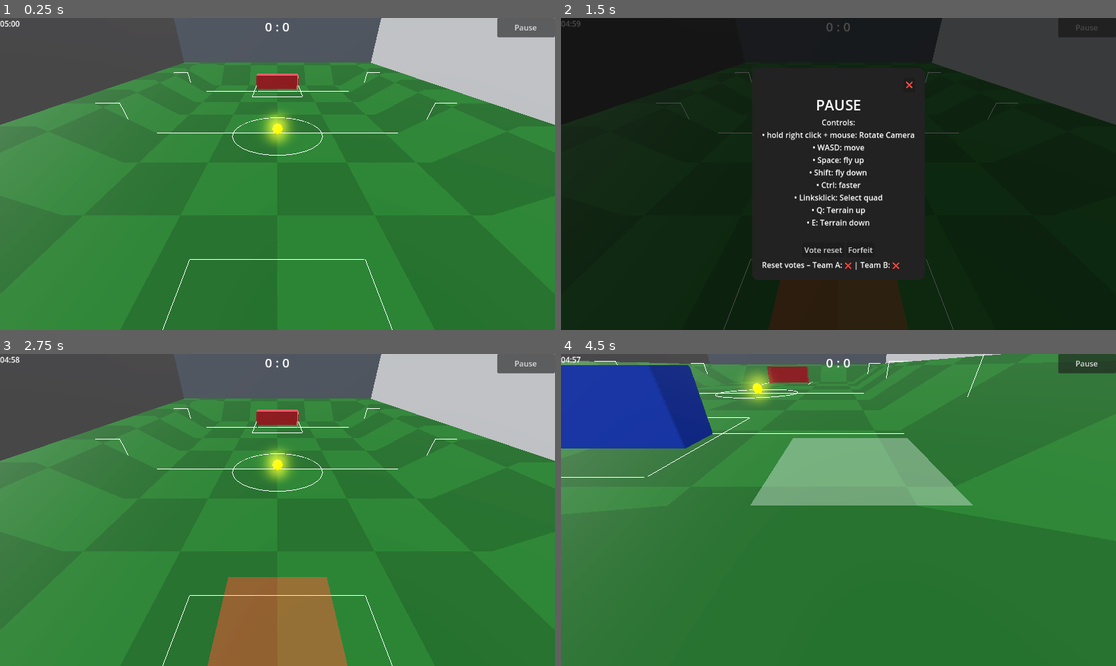
Above: before the commit, frames 1-4 (two rows, left to right).
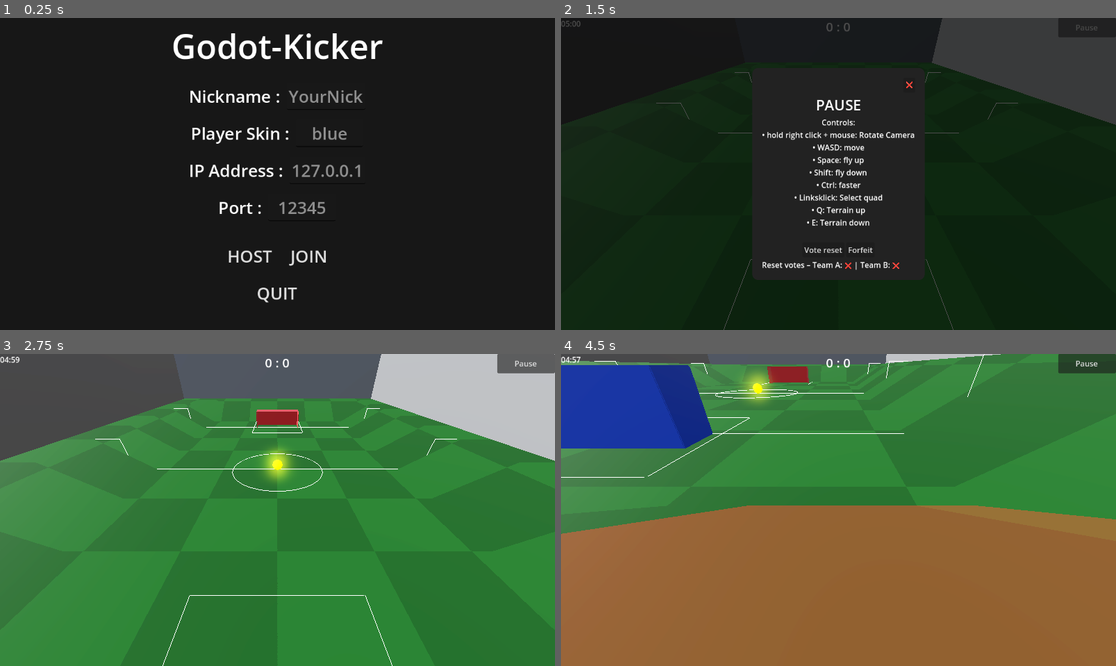
Above: after the commit, the same moments.

Repository: AlyssaSmt/Godot-kicker
Game: Godot game, scene res://main/game.tscn
Same seed, same stepped clock (60 frames per second), same inputs: the game is played once before the commit and once after it. This scene is started directly instead of the project's main scene.
Inputs (mouse positions are in pixels of both pictures, inside the frame that each line leads up to):
- Up to frame 1 (0.25 s): no input
- Up to frame 2 (1.5 s): click (810, 255) at 0.5 s, where only the run after the commit has a clickable "HOST"; click "Pause" at 1.25 s
- Up to frame 3 (2.75 s): click "❌" at 2 s
- Up to frame 4 (4.5 s): tap Enter at 2.75 s; move the mouse to (960, 494) at 2.77 s; hold D (move_right) 2.78-3.53 s; hold Shift (shift) 2.78-3.53 s; click (960, 494) at 2.92 s; tap Space (jump) at 3.02, 3.77 s; move the mouse to (727, 525) at 3.52 s; hold S (move_backward) 3.53-4.28 s; tap Ctrl at 3.6 s; click (727, 525) at 3.67 s; move the mouse to (894, 441) at 4.27 s; hold D (move_right) from 4.28 s (still down); hold Shift (shift) from 4.28 s (still down); click (894, 441) at 4.42 s

The runs differ from the first frame. In frame 1, 100% of the frame differs, in the area x 0-100%, y 0-100%; in frame 2, 3.7%; in frame 3, 6.1%; in frame 4, 56%.

Commit message:
Refactor multiplayer menu and match management; update UI handling and scene transitions

Diff:
--- a/MainMenu/MultiplayerMenu.tscn
+++ b/MainMenu/MultiplayerMenu.tscn
@@ -29,18 +29,17 @@
 anchor_top = 0.5
 anchor_right = 1.0
 anchor_bottom = 0.5
-offset_top = -257.0
-offset_bottom = 257.0
+offset_top = -360.0
+offset_bottom = 360.0
 grow_horizontal = 2
 grow_vertical = 2
-theme_override_constants/separation = 50
 alignment = 1
 
 [node name="Title" type="Label" parent="MainContainer"]
 layout_mode = 2
 size_flags_horizontal = 6
 theme_override_font_sizes/font_size = 70
-text = "Multiplayer"
+text = "Godot-Kicker"
 
 [node name="Menu" type="VBoxContainer" parent="MainContainer"]
 layout_direction = 1
--- a/MainMenu/multiplayer_menu.gd
+++ b/MainMenu/multiplayer_menu.gd
@@ -1,109 +1,157 @@
 extends Control
 
-const GAME_SCENE := "res://main/main.tscn" # <-- ggf. anpassen
-const DEFAULT_IP := "127.0.0.1"
-const DEFAULT_PORT := 12345
-const MAX_PLAYERS := 4
-
-@onready var host_btn: Button = $MainContainer/Menu/Buttons/HostButton
-@onready var join_btn: Button = $MainContainer/Menu/Buttons/JoinButton
-@onready var quit_btn: Button = $MainContainer/Menu/BottomRow/QuitButton
+const GAME_SCENE := "res://main/game.tscn" # <- bei dir ist das der Pfad
 
 @onready var nick_input: LineEdit = $MainContainer/Menu/OptionNick/NickInput
 @onready var skin_input: LineEdit = $MainContainer/Menu/OptionSkin/SkinInput
-@onready var ip_input: LineEdit = $MainContainer/Menu/OptionIP/AddressInput
-@onready var port_input: LineEdit = $MainContainer/Menu/OptionPort/PortInput
-
 @onready var status_label: Label = $MainContainer/StatusLabel
-
-var peer: ENetMultiplayerPeer
 
 func _ready() -> void:
 	print("MENU READY ✅")
 
-	# Button signals per code (egal ob in .tscn verkabelt oder nicht)
-	host_btn.pressed.connect(_on_host_pressed)
-	join_btn.pressed.connect(_on_join_pressed)
-	quit_btn.pressed.connect(_on_quit_pressed)
-
-	# Multiplayer callbacks (für JOIN wichtig)
-	multiplayer.connected_to_server.connect(_on_connected_to_server)
-	multiplayer.connection_failed.connect(_on_connection_failed)
-
-	# Defaults
-	if ip_input.text.strip_edges() == "":
-		ip_input.text = DEFAULT_IP
-	if port_input.text.strip_edges() == "":
-		port_input.text = str(DEFAULT_PORT)
-
 func _on_host_pressed() -> void:
-	print("HOST PRESSED ✅")
+	print("HOST PRESSED ✅ (no network)")
 	_save_prefs()
-
-	var port := _read_port()
-	status_label.text = "Hosting on port %d..." % port
-
-	peer = ENetMultiplayerPeer.new()
-	var err := peer.create_server(port, MAX_PLAYERS)
-	print("create_server err=", err)
-	if err != OK:
-		status_label.text = "Host failed: %s" % err
-		return
-
-	multiplayer.multiplayer_peer = peer
-	_go_to_game()
+	_start_game()
 
 func _on_join_pressed() -> void:
-	print("JOIN PRESSED ✅")
+	print("JOIN PRESSED ✅ (no network)")
 	_save_prefs()
-
-	var ip := ip_input.text.strip_edges()
-	if ip == "":
-		ip = DEFAULT_IP
-
-	var port := _read_port()
-	status_label.text = "Joining %s:%d..." % [ip, port]
-
-	peer = ENetMultiplayerPeer.new()
-	var err := peer.create_client(ip, port)
-	print("create_client err=", err)
-	if err != OK:
-		status_label.text = "Join failed: %s" % err
-		return
-
-	multiplayer.multiplayer_peer = peer
-	# Wechsel erst nach _on_connected_to_server()
-
-func _on_connected_to_server() -> void:
-	print("CONNECTED ✅")
-	status_label.text = "Connected!"
-	_go_to_game()
-
-func _on_connection_failed() -> void:
-	print("CONNECTION FAILED ❌")
-	status_label.text = "Connection failed."
+	_start_game()
 
 func _on_quit_pressed() -> void:
 	get_tree().quit()
 
-func _go_to_game() -> void:
-	print("GO TO GAME:", GAME_SCENE)
-	var err := get_tree().change_scene_to_file(GAME_SCENE)
-	print("change_scene err=", err)
-	if err != OK:
-		status_label.text = "Game scene not found."
-		push_error("Could not load: %s" % GAME_SCENE)
+func _start_game() -> void:
+	# wirklich ohne Multiplayer erstmal
+	multiplayer.multiplayer_peer = null
 
-func _read_port() -> int:
-	var s := port_input.text.strip_edges()
-	if s.is_valid_int():
-		var p := int(s)
-		if p > 0 and p < 65536:
-			return p
-	return DEFAULT_PORT
+	visible = false
+	set_process(false)
+	set_physics_process(false)
+
+	# optional: Maus freigeben
+	Input.set_mouse_mode(Input.MOUSE_MODE_CAPTURED)
+
+	# Game informieren (falls du was aktivieren willst)
+	var game := get_tree().current_scene
+	if game and game.has_method("on_multiplayer_menu_closed"):
+		game.on_multiplayer_menu_closed()
+
 
 func _save_prefs() -> void:
 	var cfg := ConfigFile.new()
 	cfg.set_value("player", "nickname", nick_input.text.strip_edges())
 	cfg.set_value("player", "skin", skin_input.text.strip_edges())
 	cfg.save("user://player.cfg")
+
+
+# extends Control
+
+# const GAME_SCENE := "res://main/game.tscn" # <-- ggf. anpassen
+# const DEFAULT_IP := "127.0.0.1"
+# const DEFAULT_PORT := 12345
+# const MAX_PLAYERS := 4
+
+# @onready var host_btn: Button = $MainContainer/Menu/Buttons/HostButton
+# @onready var join_btn: Button = $MainContainer/Menu/Buttons/JoinButton
+# @onready var quit_btn: Button = $MainContainer/Menu/BottomRow/QuitButton
+
+# @onready var nick_input: LineEdit = $MainContainer/Menu/OptionNick/NickInput
+# @onready var skin_input: LineEdit = $MainContainer/Menu/OptionSkin/SkinInput
+# @onready var ip_input: LineEdit = $MainContainer/Menu/OptionIP/AddressInput
+# @onready var port_input: LineEdit = $MainContainer/Menu/OptionPort/PortInput
+
+# @onready var status_label: Label = $MainContainer/StatusLabel
+
+# var peer: ENetMultiplayerPeer
+
+# func _ready() -> void:
+# 	print("MENU READY ✅")
+
+# 	# Button signals per code (egal ob in .tscn verkabelt oder nicht)
+# 	host_btn.pressed.connect(_on_host_pressed)
+# 	join_btn.pressed.connect(_on_join_pressed)
+# 	quit_btn.pressed.connect(_on_quit_pressed)
+
+# 	# Multiplayer callbacks (für JOIN wichtig)
+# 	multiplayer.connected_to_server.connect(_on_connected_to_server)
+# 	multiplayer.connection_failed.connect(_on_connection_failed)
+
+# 	# Defaults
+# 	if ip_input.text.strip_edges() == "":
+# 		ip_input.text = DEFAULT_IP
+# 	if port_input.text.strip_edges() == "":
+# 		port_input.text = str(DEFAULT_PORT)
+
+# func _on_host_pressed() -> void:
+# 	print("HOST PRESSED ✅")
+# 	_save_prefs()
+
+# 	var port := _read_port()
+# 	status_label.text = "Hosting on port %d..." % port
+
+# 	peer = ENetMultiplayerPeer.new()
+# 	var err := peer.create_server(port, MAX_PLAYERS)
+# 	print("create_server err=", err)
+# 	if err != OK:
+# 		status_label.text = "Host failed: %s" % err
+# 		return
+
+# 	multiplayer.multiplayer_peer = peer
+# 	_go_to_game()
+
+# func _on_join_pressed() -> void:
+# 	print("JOIN PRESSED ✅")
+# 	_save_prefs()
+
+# 	var ip := ip_input.text.strip_edges()
+# 	if ip == "":
+# 		ip = DEFAULT_IP
+
+# 	var port := _read_port()
+# 	status_label.text = "Joining %s:%d..." % [ip, port]
+
+# 	peer = ENetMultiplayerPeer.new()
+# 	var err := peer.create_client(ip, port)
+# 	print("create_client err=", err)
+# 	if err != OK:
+# 		status_label.text = "Join failed: %s" % err
+# 		return
+
+# 	multiplayer.multiplayer_peer = peer
+# 	# Wechsel erst nach _on_connected_to_server()
+
+# func _on_connected_to_server() -> void:
+# 	print("CONNECTED ✅")
+# 	status_label.text = "Connected!"
+# 	_go_to_game()
+
+# func _on_connection_failed() -> void:
+# 	print("CONNECTION FAILED ❌")
+# 	status_label.text = "Connection failed."
+
+# func _on_quit_pressed() -> void:
+# 	get_tree().quit()
+
+# func _go_to_game() -> void:
+# 	print("GO TO GAME:", GAME_SCENE)
+# 	var err := get_tree().change_scene_to_file(GAME_SCENE)
+# 	print("change_scene err=", err)
+# 	if err != OK:
+# 		status_label.text = "Game scene not found."
+# 		push_error("Could not load: %s" % GAME_SCENE)
+
+# func _read_port() -> int:
+# 	var s := port_input.text.strip_edges()
+# 	if s.is_valid_int():
+# 		var p := int(s)
+# 		if p > 0 and p < 65536:
+# 			return p
+# 	return DEFAULT_PORT
+
+# func _save_prefs() -> void:
+# 	var cfg := ConfigFile.new()
+# 	cfg.set_value("player", "nickname", nick_input.text.strip_edges())
+# 	cfg.set_value("player", "skin", skin_input.text.strip_edges())
+# 	cfg.save("user://player.cfg")
--- a/MatchManager.gd
+++ b/MatchManager.gd
@@ -14,13 +14,21 @@
 @onready var ui: Node = get_node(ui_path)
 
 func _ready() -> void:
-	start_round()
+	# NICHT automatisch starten – wartet auf Menü-Start
+	running = false
+	_accum = 0.0
+	time_left = round_seconds
+	_update_ui_time() # setzt 05:00 (oder was du willst) – wird von MatchUI ignoriert bis start_match_ui()
+
 
 func start_round() -> void:
 	get_tree().paused = false
 	time_left = round_seconds
 	running = true
 	_accum = 0.0
+	# Ensure the UI is in "match started" state so it accepts time updates
+	if ui and ui.has_method("start_match_ui"):
+		ui.start_match_ui()
 	_update_ui_time()
 
 func reset_round() -> void:
@@ -29,6 +37,9 @@
 	time_left = round_seconds
 	running = true
 	_accum = 0.0
+	# Make sure HUD is visible and will accept updates
+	if ui and ui.has_method("start_match_ui"):
+		ui.start_match_ui()
 	_update_ui_time()
 
 	if ui and ui.has_method("hide_end_screen"):
@@ -139,3 +150,13 @@
 		if v != null:
 			return int(v)
 	return 0
+
+
+func start_match() -> void:
+	# startet eine neue Runde nur wenn gerade nicht läuft
+	if running:
+		return
+	start_round()
+
+func stop_match() -> void:
+	running = false
--- a/MatchUI.gd
+++ b/MatchUI.gd
@@ -18,18 +18,14 @@
 @onready var play_again_btn: Button = $EndScreen/Card/VBox/Buttons/PlayAgainButton
 @onready var main_menu_btn: Button = $EndScreen/Card/VBox/Buttons/MainMenuButton
 
+var match_started := false
+
 # Optional: if you don't have a MainMenu yet
 @export var disable_main_menu_button: bool = true
 
 func _ready() -> void:
-	# UI should also work when the game is paused
 	process_mode = Node.PROCESS_MODE_ALWAYS
-
-	# Clicks should NOT pass through the EndScreen into the game
 	end_screen.mouse_filter = Control.MOUSE_FILTER_STOP
-
-	# Optional: keep HUD visible or hide when the end screen appears
-	# hud.visible = true
 
 	# Buttons verbinden
 	play_again_btn.pressed.connect(_on_play_again)
@@ -39,16 +35,31 @@
 		main_menu_btn.disabled = true
 		main_menu_btn.tooltip_text = "Main menu coming soon"
 
+	# START-ZUSTAND: noch nicht gestartet
+	match_started = false
+	hud.visible = false
 	hide_end_screen()
 
+
 func set_time_left(seconds_left: int) -> void:
+	if !match_started:
+		return
 	timer_label.text = _format_time(seconds_left)
+	print("TIMER UI:", timer_label.text, " visible=", timer_label.visible, " hud=", hud.visible)
+
 
 func set_score(left_score: int, right_score: int) -> void:
+	if !match_started:
+		return
 	score_label.text = "%d : %d" % [left_score, right_score]
+
 
 func show_end_screen(left_score: int, right_score: int, winner_text: String) -> void:
 	end_screen.visible = true
+	# Make sure the Main Menu button on the end screen is clickable
+	if main_menu_btn:
+		main_menu_btn.disabled = false
+		main_menu_btn.tooltip_text = ""
 
 	# Text setzen
 	title_label.text = "Game Over"
@@ -94,11 +105,26 @@
 
 func _on_main_menu() -> void:
 	get_tree().paused = false
-	print("Main menu does not exist yet.")
-	# later:
-	# get_tree().change_scene_to_file("res://scenes/MainMenu.tscn")
+	Input.set_mouse_mode(Input.MOUSE_MODE_VISIBLE)
+	var err := get_tree().change_scene_to_file("res://MainMenu/MultiplayerMenu.tscn")
+	if err != OK:
+		push_error("MatchUI: Could not open MultiplayerMenu.tscn: %s" % err)
 
 func _format_time(total_seconds: int) -> String:
 	var m := int(total_seconds / 60.0)
 	var s := total_seconds % 60
 	return "%02d:%02d" % [m, s]
+
+
+func start_match_ui() -> void:
+	match_started = true
+	hud.visible = true
+
+	# sofort sichtbar initialisieren
+	if timer_label.text.strip_edges() == "":
+		timer_label.text = "00:00"
+
+
+func stop_match_ui() -> void:
+	match_started = false
+	hud.visible = false
--- a/main/PauseMenu.gd
+++ b/main/PauseMenu.gd
@@ -41,6 +41,8 @@
 	_connect_button(reset_button, _on_reset_pressed, "ResetButton")
 	_connect_button(forfeit_button, _on_forfeit_pressed, "ForfeitButton")
 	_connect_button(close_button, _on_close_pressed, "CloseButton")
+
+	# (MainMenuButton optional removal: no automatic connection)
 
 	if forfeit_confirm:
 		forfeit_confirm.confirmed.connect(_on_forfeit_confirmed)
@@ -127,3 +129,6 @@
 	emit_signal("request_score_reset")
 	emit_signal("request_forfeit", team_name_local)
 	close_menu()
+
+
+# (No built-in main-menu handler in PauseMenu anymore)
--- a/main/game.tscn
+++ b/main/game.tscn
@@ -236,6 +236,7 @@
 layout_mode = 2
 text = "Forfeit"
 
+
 [node name="VoteLabel" type="Label" parent="HelpUI/PauseMenu/HelpPanel/Card/MarginContainer/VBoxContainer"]
 layout_mode = 2
 
@@ -256,4 +257,3 @@
 terrain_path = NodePath("../TerrainGeneration")
 
 [node name="MultiplayerMenu" parent="." instance=ExtResource("21_yu8fu")]
-visible = false
--- a/main/main.gd
+++ b/main/main.gd
@@ -5,10 +5,25 @@
 @onready var match_manager = $MatchManager
 
 
+@onready var timer_label: Label = $UI/MatchUI/HUD/TimerLabel
+@onready var hud_score_label: Label = $UI/MatchUI/HUD/ScoreLabel
+@onready var ui_score_label := $UI/ScoreLabel
+@onready var pause_button := $HelpUI/HelpButton
+@onready var match_ui := $UI/MatchUI
+@onready var hud := $UI/MatchUI/HUD
+
+var match_running: bool = false
+
+
+
+
 var reset_vote_a: bool = false
 var reset_vote_b: bool = false
 
 func _ready() -> void:
+
+	_set_hud_visible(false)
+	_pause_match(true)
 
 	if pause_menu == null:
 		push_error("❌ PauseMenu NOT found! Check path.")
@@ -42,6 +57,11 @@
 	# PauseMenu Signale
 	pause_menu.request_reset.connect(_on_reset_requested)
 	pause_menu.request_forfeit.connect(_on_forfeit_requested)
+
+	match_running = false
+
+	if match_ui and match_ui.has_method("stop_match_ui"):
+		match_ui.stop_match_ui()
 
 
 	print("Main ready – goals connected.")
@@ -178,3 +198,46 @@
 @rpc("authority", "reliable", "call_local")
 func _rpc_full_reset() -> void:
 	_do_full_reset()
+
+
+func _set_hud_visible(v: bool) -> void:
+	# HUD Block (Timer + HUD Score)
+	if hud:
+		hud.visible = v
+
+	if timer_label:
+		timer_label.visible = v
+
+	if hud_score_label:
+		hud_score_label.visible = v
+
+	# Dein extra ScoreLabel unter UI (falls du das weiterhin nutzt)
+	if ui_score_label:
+		ui_score_label.visible = v
+
+	# Pause Button
+	if pause_button:
+		pause_button.visible = v
+
+
+func _pause_match(pause: bool) -> void:
+	if match_manager == null:
+		return
+
+	if pause:
+		match_manager.stop_match()
+	else:
+		match_manager.start_match()
+
+
+
+
+
+func on_multiplayer_menu_closed() -> void:
+	_set_hud_visible(true)
+
+	if match_ui and match_ui.has_method("start_match_ui"):
+		match_ui.start_match_ui()
+
+	_pause_match(false)
+	print("Game started → HUD visible + Timer started ✅")
--- a/project.godot
+++ b/project.godot
@@ -11,7 +11,7 @@
 [application]
 
 config/name="Godot-kicker"
-run/main_scene="uid://b1phcfq8ugp1"
+run/main_scene="uid://bdlnu0wb8bc8m"
 config/features=PackedStringArray("4.5", "Forward Plus")
 config/icon="res://icon.svg"
 
Not shown: 1 places in main/game.tscn that only renumber resources
